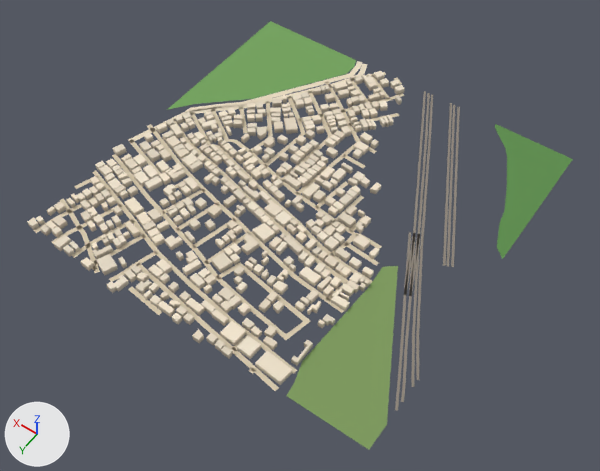
Two versions of the glTF model public/assets/bengaluru-region-v1/tiles/t-10_12-l1.glb, one commit apart.
Rendered twice from a 50 mm lens placed at (-5147.0, 6828.0, 808.0), pointed at (-4766.0, 6295.0, -30.0). Lighting does not change. The marker at lower left points along +X, +Y and +Z. The picture after the commit comes second.

Objects in the first picture: 'building', 'ground'.
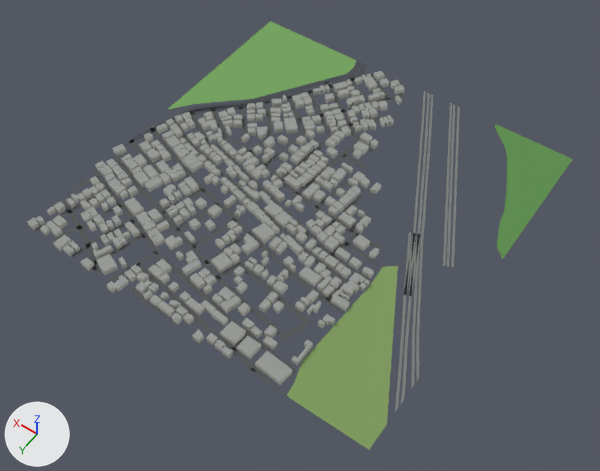
The edits, one by one:
me_building is used by ob_building; location (-5000.0, 6000.0, 0.0).
me_building had 3932 vertices, 4964 faces and spanned x 111.0..504.0, y 5.0..511.0, z 0.0..8.0.
me_building now has 3932 vertices, 5996 faces and spans x 111.0..504.0, y 5.0..511.0, z 0.0..8.0.
me_building part 1: 4964 kept faces spanning x 111.0..504.0, y 5.0..511.0, z 0.0..8.0 get new vertex colours.
me_ground is used by ob_ground; location (-5000.0, 6000.0, 0.0).
me_ground had 982 vertices, 886 faces and spanned x -1.0..504.0, y -3.0..503.0, z 1.0.
me_ground now has 993 vertices, 897 faces and spans x 0.0..500.0, y 0.0..500.0, z 1.0.
Part 2, on me_ground:
10 vertices are removed from x 469.0..504.0, y 282.0..420.0, z 1.0.
14 faces are deleted.
3 vertices in x 393.0..499.0, y 236.0..441.0, z 1.0 move by (1.0, 0.0, 0.0).
3 vertices in x 410.0..501.0, y 263.0..447.0, z 1.0 move by (-1.0, 0.0, 0.0).
11 vertices move from x 396.0..503.0, y 219.0..418.0, z 1.0 to x 395.0..500.0, y 220.0..410.0, z 1.0.
12 vertices are added at x 475.0..500.0, y 276.0..429.0, z 1.0.
16 new faces join them.
Part 3, on me_ground:
26 vertices are removed from x -1.0..387.0, y -2.0..503.0, z 1.0.
38 faces are deleted.
4 vertices in x 63.0..198.0, y 55.0..221.0, z 1.0 move by (2.0, -3.0, 0.0).
4 vertices in x 160.0..228.0, y 1.0..272.0, z 1.0 move by (0.0, -1.0, 0.0).
3 vertices in x -1.0..192.0, y 56.0..446.0, z 1.0 move by (1.0, -3.0, 0.0).
3 vertices in x 177.0..323.0, y -1.0, z 1.0 move by (0.0, 1.0, 0.0).
3 vertices in x 82.0..103.0, y 157.0..189.0, z 1.0 move by (4.0, -8.0, 0.0).
3 vertices in x 79.0..187.0, y 53.0..187.0, z 1.0 move by (4.0, -7.0, 0.0).
48 vertices move from x -1.0..393.0, y -3.0..503.0, z 1.0 to x 0.0..387.0, y 0.0..500.0, z 1.0.
35 vertices are added at x 0.0..393.0, y 0.0..500.0, z 1.0.
47 new faces join them.
me_ground part 4: 601 kept faces spanning x 0.0..500.0, y 0.0..500.0, z 1.0 get new vertex colours; the middle colour goes from beige #d7c9ae to dark grey #535556.

What differs and where, as boxes [x1, y1, x2, y2] in the pictures (600 x 471 px; the box of a moved part takes in the faces that stretch with it):
part 1 of me_building, recoloured (darker)
    both: [27, 71, 405, 385]
part 2 of me_ground, moved or reshaped
    before: [59, 104, 236, 212]
    after: [60, 104, 236, 212]
part 3 of me_ground, moved or reshaped
    before: [92, 61, 512, 411]
    after: [91, 61, 512, 412]
part 4 of me_ground, recoloured
    both: [34, 64, 459, 410]
